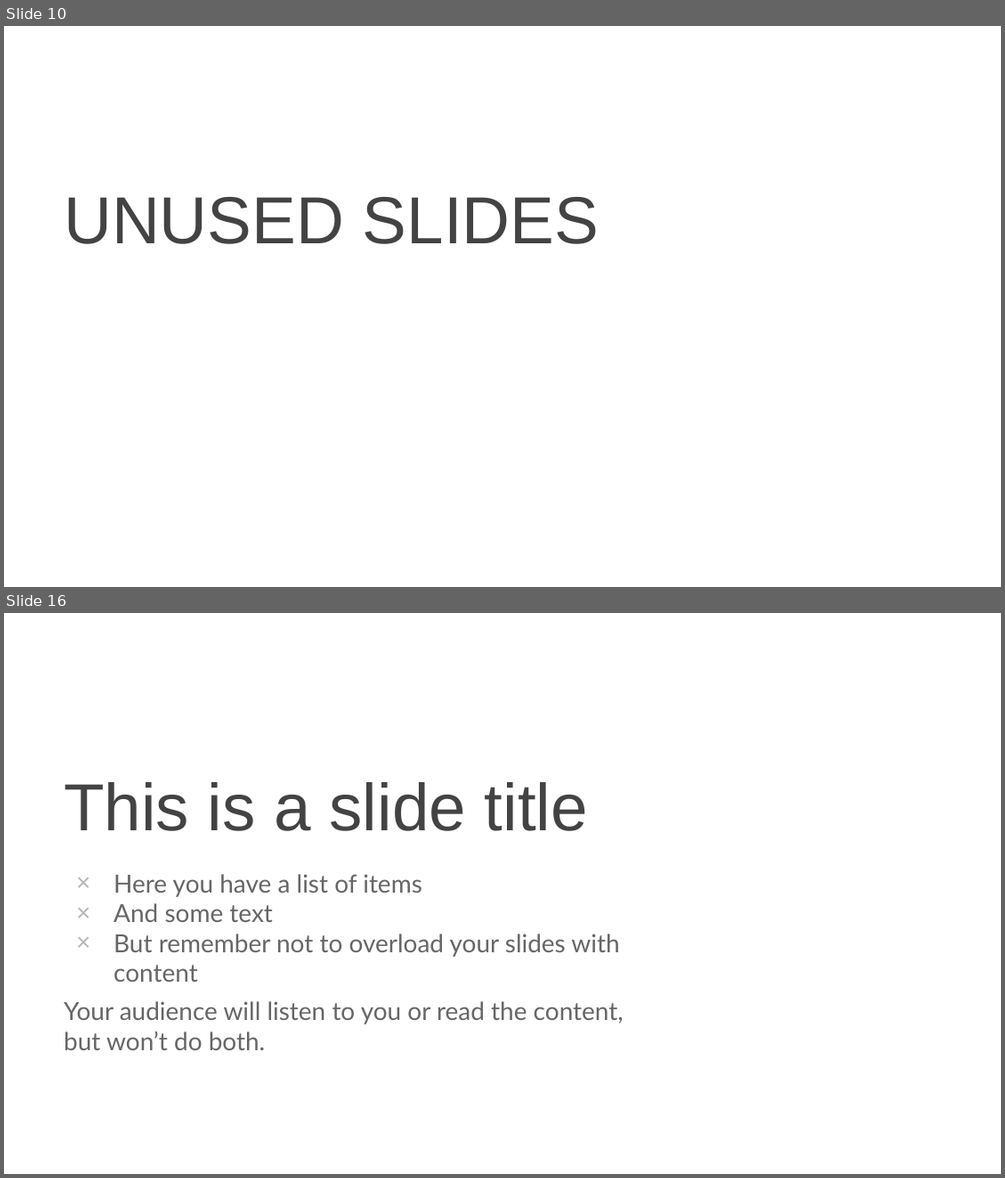
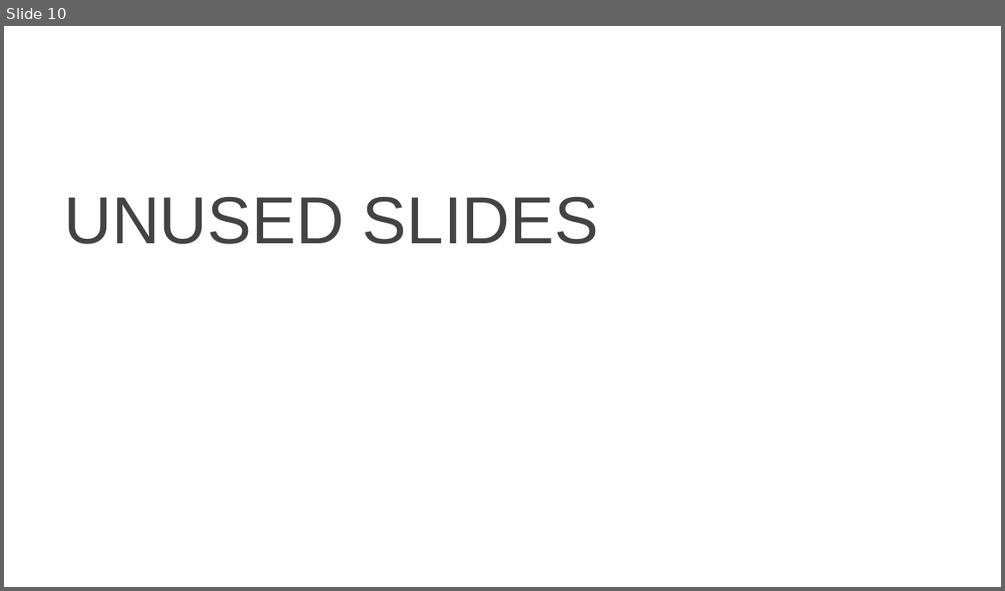
Before and after one commit to Errrneist/Multi-Layer_Perception, a slide deck: Chapter 2/Chapter2-L1-Neural_Network.pptx. Shown one above the other, each under a label of ours: slides 10 and 16 before the commit, slide 10 after it; the slides between them are not shown. The pictures are 1005x1178 and 1005x591 pixels, drawn with LibreOffice and Linux fonts; fonts in the diff are those of the drawing; background and template pictures are left out. Boxes give left, top, right and bottom in pixels: in the first picture for what was removed or moved away, otherwise in the second. Text is boxed around its words. In the diff, an @@ line names an element or a change of style, - is before the commit and + after.

```diff
--- a/Chapter 2/Chapter2-L1-Neural_Network.pptx
+++ b/Chapter 2/Chapter2-L1-Neural_Network.pptx
@@ slide 16 removed at [4, 613, 1001, 1174], background picture (left out) @@
@@ title removed at [64, 782, 588, 831] @@
-This is a slide title
@@ text removed at [64, 874, 623, 1050] @@
-× Here you have a list of items
-× And some text
-× But remember not to overload your slides with content
-Your audience will listen to you or read the content, but won’t do both.
@@ page number removed at [928, 1122, 987, 1165] @@
-16
```
Also in this commit, not shown: 8 slides changed, 26 other slides removed, 3 other files.
